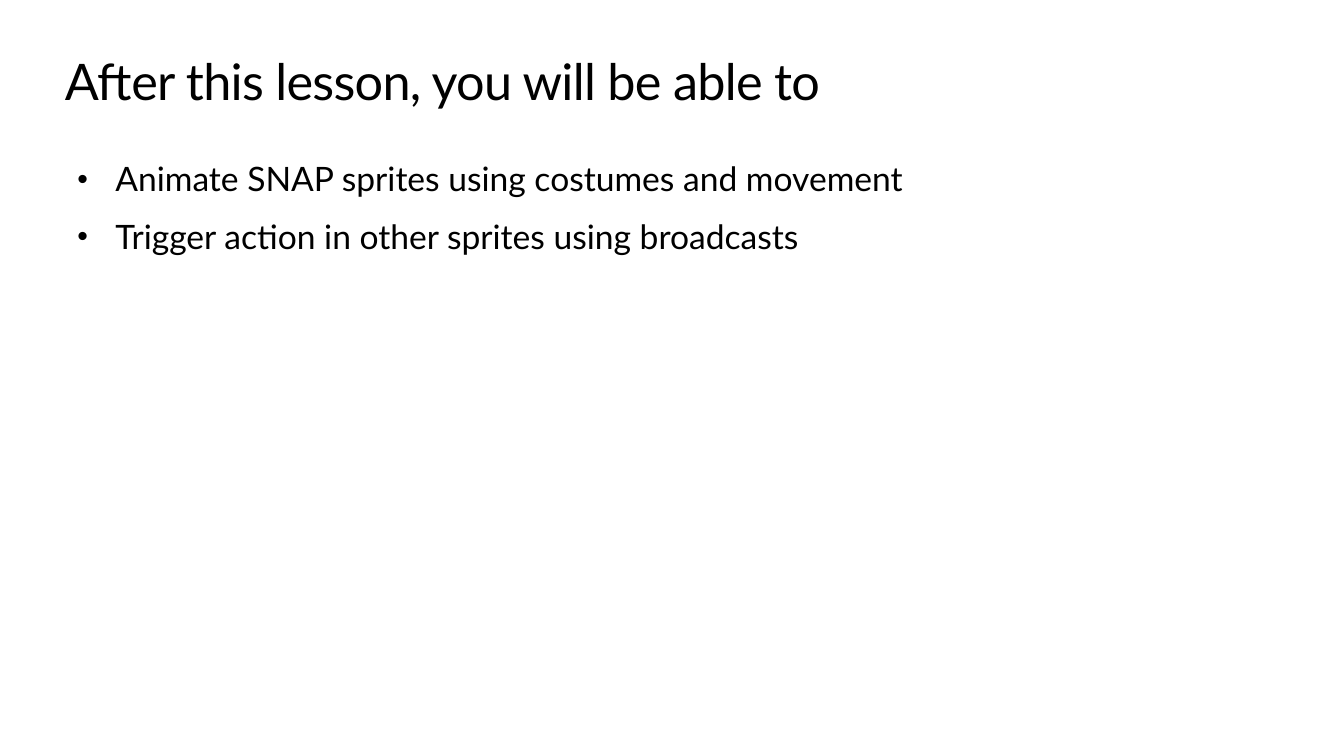
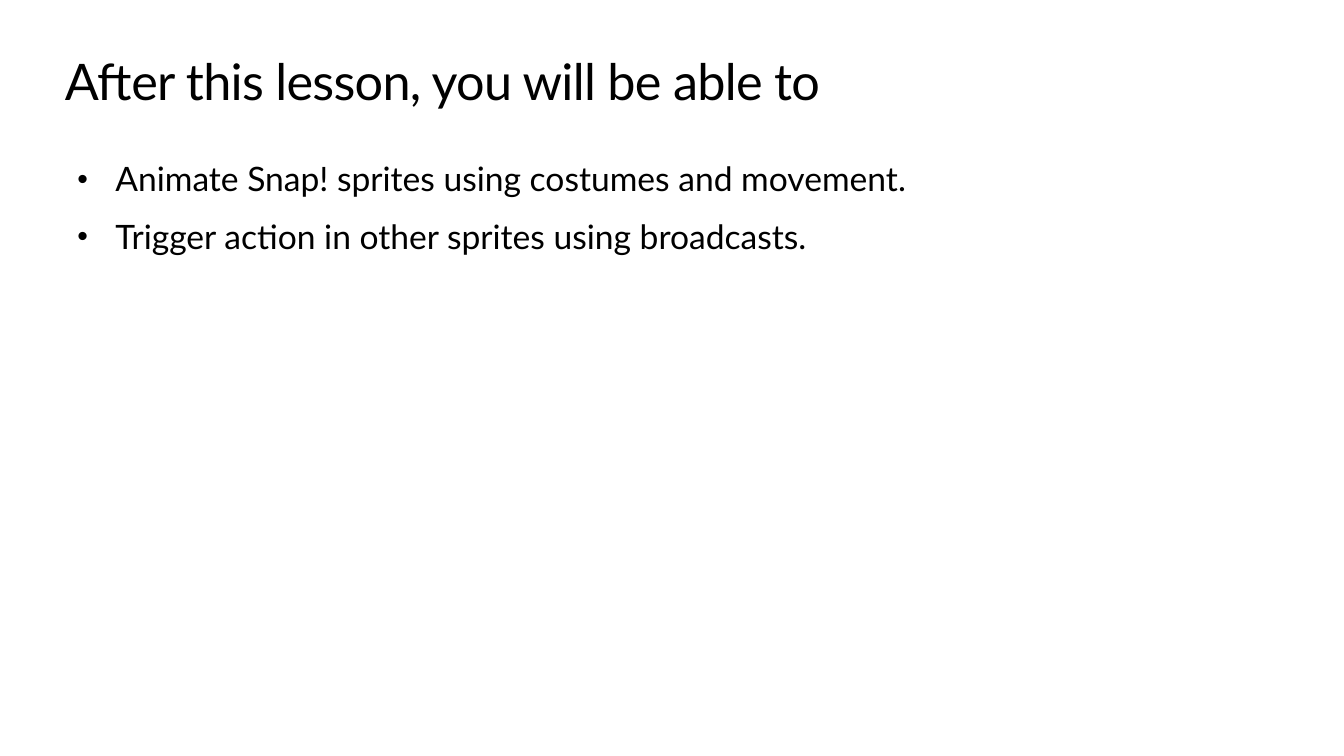
Before and after one commit to TEALSK12/introduction-to-computer-science, a slide deck: slide 2 of slidedecks/TEALS SNAP 1.4.pptx. Drawn at 1344x756 pixels with LibreOffice and Linux fonts; fonts in the diff are those of the drawing; background and template pictures are left out. Boxes give left, top, right and bottom in pixels: in the first picture for what was removed or moved away, otherwise in the second. Text is boxed around its words. In the diff, an @@ line names an element or a change of style, - is before the commit and + after.

```diff
--- a/slidedecks/TEALS SNAP 1.4.pptx
+++ b/slidedecks/TEALS SNAP 1.4.pptx
@@ text at (115, 166, 906, 255): text changed @@
-• Animate SNAP sprites using costumes and movement
-• Trigger action in other sprites using broadcasts
+• Animate Snap! sprites using costumes and movement.
+• Trigger action in other sprites using broadcasts.
```
Also in this commit, not shown: 5 other slides changed, 4 other files.
